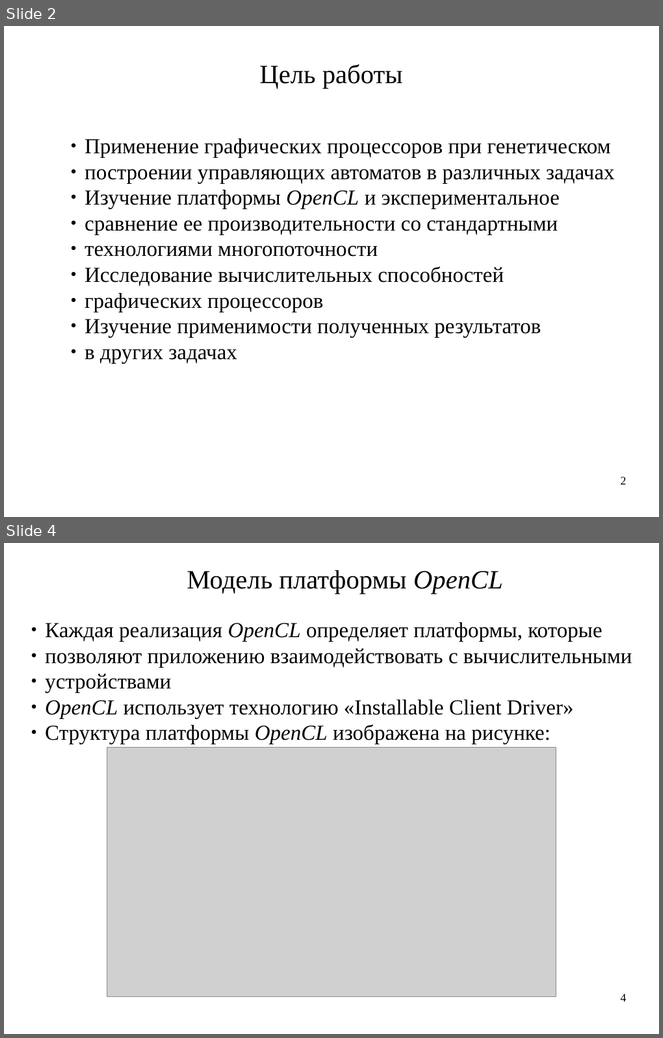
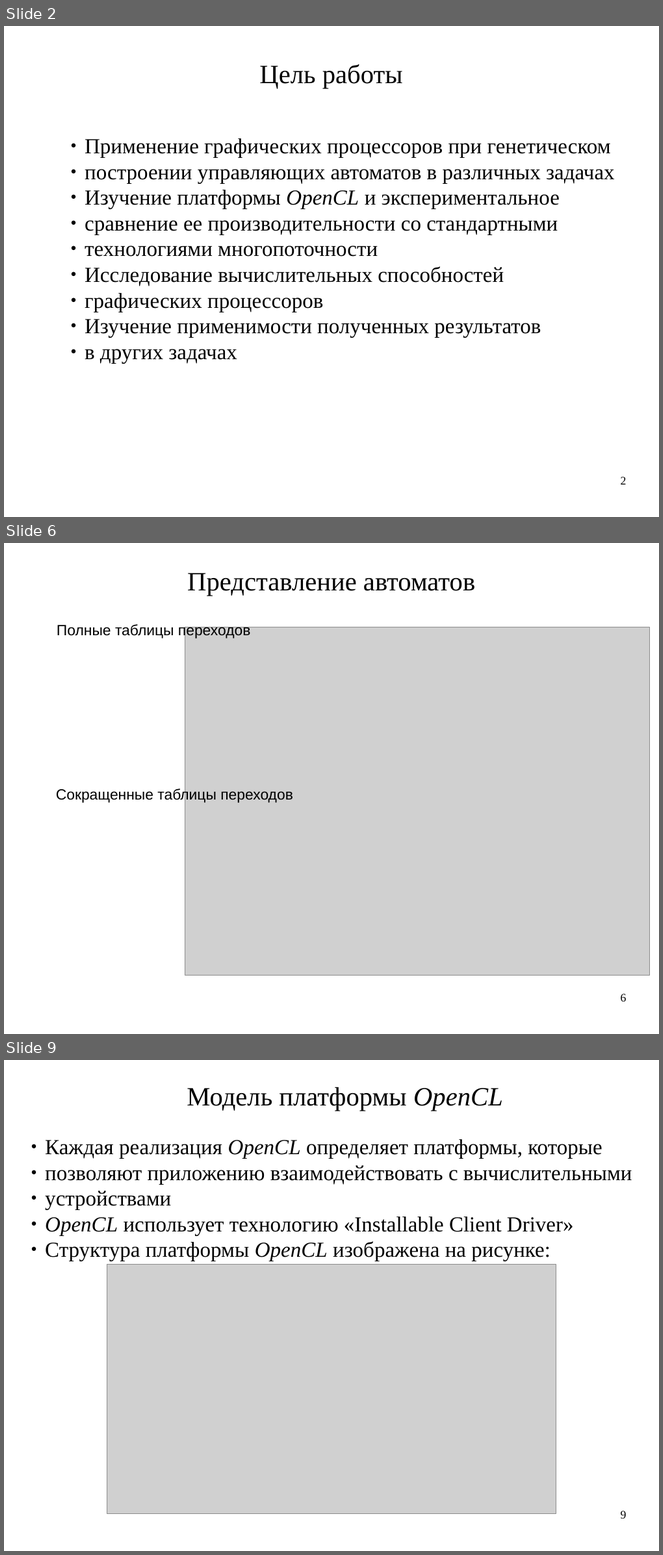
Before and after one commit to artem-bochkarev/master-work, a slide deck: Papers/PresentationKMU.odp. Shown one above the other, each under a label of ours: slides 2 and 4 before the commit, slides 2, 6 and 9 after it; the slides between them are not shown. The pictures are 663x1038 and 663x1555 pixels, drawn with LibreOffice and Linux fonts; fonts in the diff are those of the drawing; grey boxes stand for pictures. Boxes give left, top, right and bottom in pixels: in the first picture for what was removed or moved away, otherwise in the second. Text is boxed around its words. In the diff, an @@ line names an element or a change of style, - is before the commit and + after.

Commit message:
New images and presentation

```diff
--- a/Papers/PresentationKMU.odp
+++ b/Papers/PresentationKMU.odp
@@ slide 6 added at [4, 543, 659, 1034], background #FFFFFF @@
@@ text added at [187, 573, 475, 596], 32 pt, text #000000 @@
+Представление автоматов
@@ text added at [57, 624, 251, 639], 18 pt, text #000000 @@
+Полные таблицы переходов
@@ picture added at [185, 627, 650, 976] @@
@@ text added at [56, 788, 293, 804], 18 pt, text #000000 @@
+Сокращенные таблицы переходов
@@ page number added at [621, 994, 627, 1002], 14 pt, text #000000 @@
+6
@@ what was slide 4 is now slide 9 @@
@@ page number at [621, 1511, 627, 1519]: text changed @@
-4
+9
```
Also in this commit, not shown: 1 slide changed, 4 other slides added, 2 other files.
